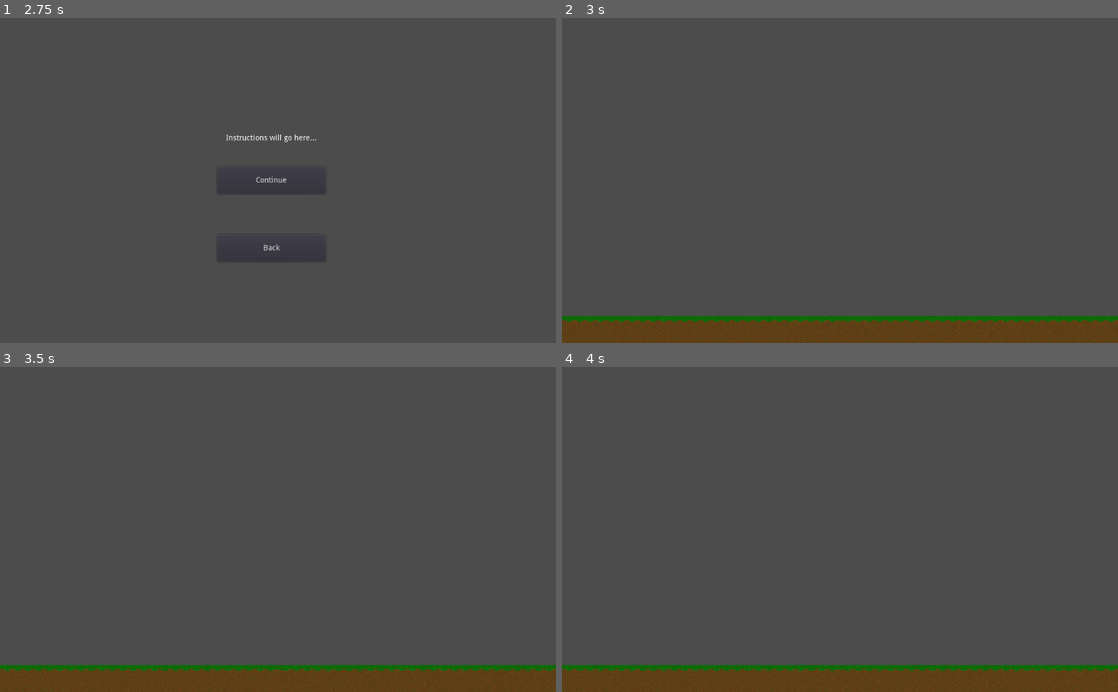
Above: before the commit, frames 1-4 (two rows, left to right).
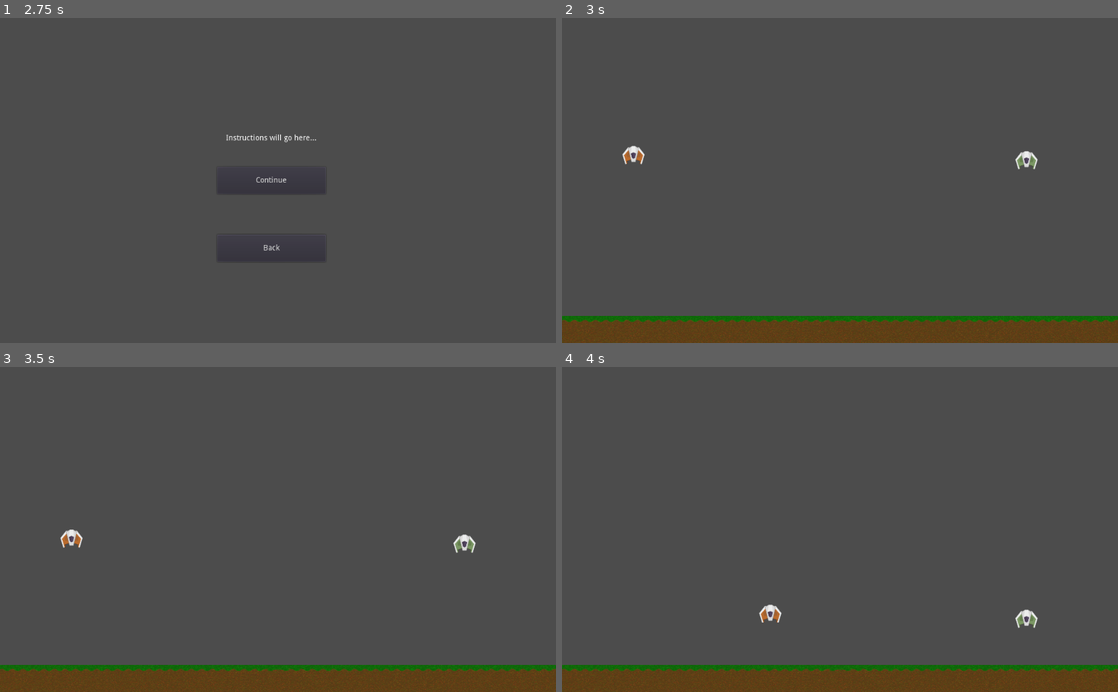
Above: after the commit, the same moments.

Repository: giraffegrenade/home-havoc
Game: Godot game, scene res://scenes/MainMenu.tscn
The game is run twice, just before and just after one commit, with the same random seed, the same clock (stepped at 60 frames per second) and the same inputs.
Inputs:
- Up to frame 1 (2.75 s): click "Play" at 0.5 s; click "Back" at 1.25 s; click "Play" at 2 s
- Up to frame 2 (3 s): click "Continue" at 2.75 s
- Up to frame 3 (3.5 s): no input
- Up to frame 4 (4 s): hold Right (ui_right) from 3.53 s (still down)

Frame 1 is identical in both runs. In frame 2, 0.3% of the frame differs, in the area x 10-86%, y 39-47%; in frame 3, 0.3%; in frame 4, 0.3%, in the area x 35-86%, y 73-81%.

Commit message:
Integrated drones with floor

Diff:
--- a/HomeHavoc/scenes/Main.tscn
+++ b/HomeHavoc/scenes/Main.tscn
@@ -1,8 +1,9 @@
-[gd_scene load_steps=2 format=2]
+[gd_scene load_steps=3 format=2]
 
 [ext_resource path="res://art/bottom.png" type="Texture" id=1]
+[ext_resource path="res://scenes/Drone.tscn" type="PackedScene" id=2]
 
-[node name="Node" type="Node"]
+[node name="Node" type="Node" index="0"]
 
 [node name="Sprite" type="Sprite" parent="." index="0"]
 
@@ -10,3 +11,13 @@
 texture = ExtResource( 1 )
 offset = Vector2( 500, 575 )
 _sections_unfolded = [ "Offset" ]
+
+[node name="P1" parent="." index="1" instance=ExtResource( 2 )]
+
+position = Vector2( 131, 249 )
+player_num = 1
+
+[node name="P2" parent="." index="2" instance=ExtResource( 2 )]
+
+position = Vector2( 856, 258 )
+player_num = 2
--- a/HomeHavoc/scenes/MainMenu.tscn
+++ b/HomeHavoc/scenes/MainMenu.tscn
@@ -2,7 +2,7 @@
 
 [ext_resource path="res://scenes/MainMenu.gd" type="Script" id=1]
 
-[node name="CanvasLayer" type="CanvasLayer"]
+[node name="CanvasLayer" type="CanvasLayer" index="0"]
 
 layer = 1
 offset = Vector2( 0, 0 )
